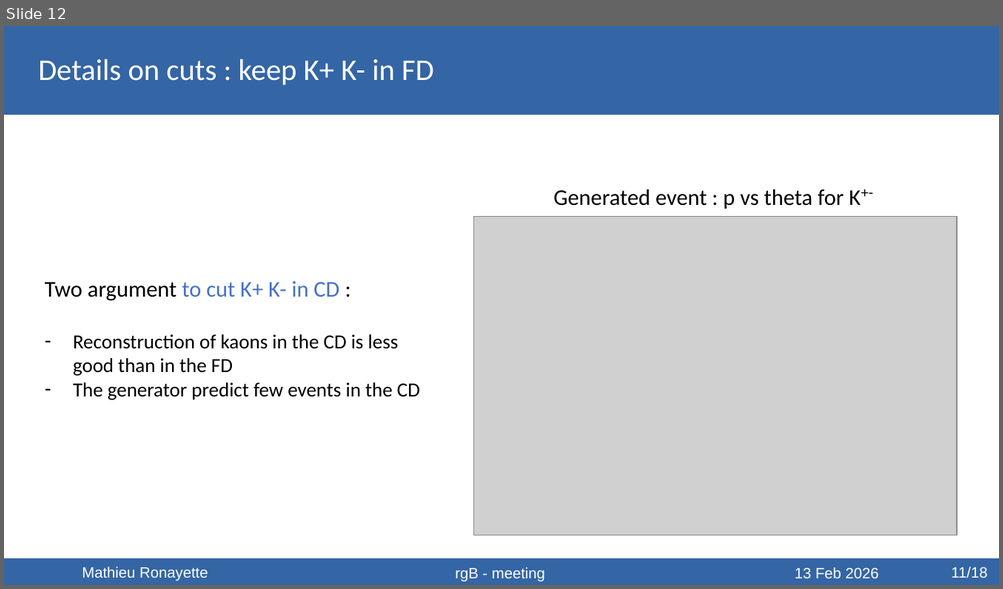
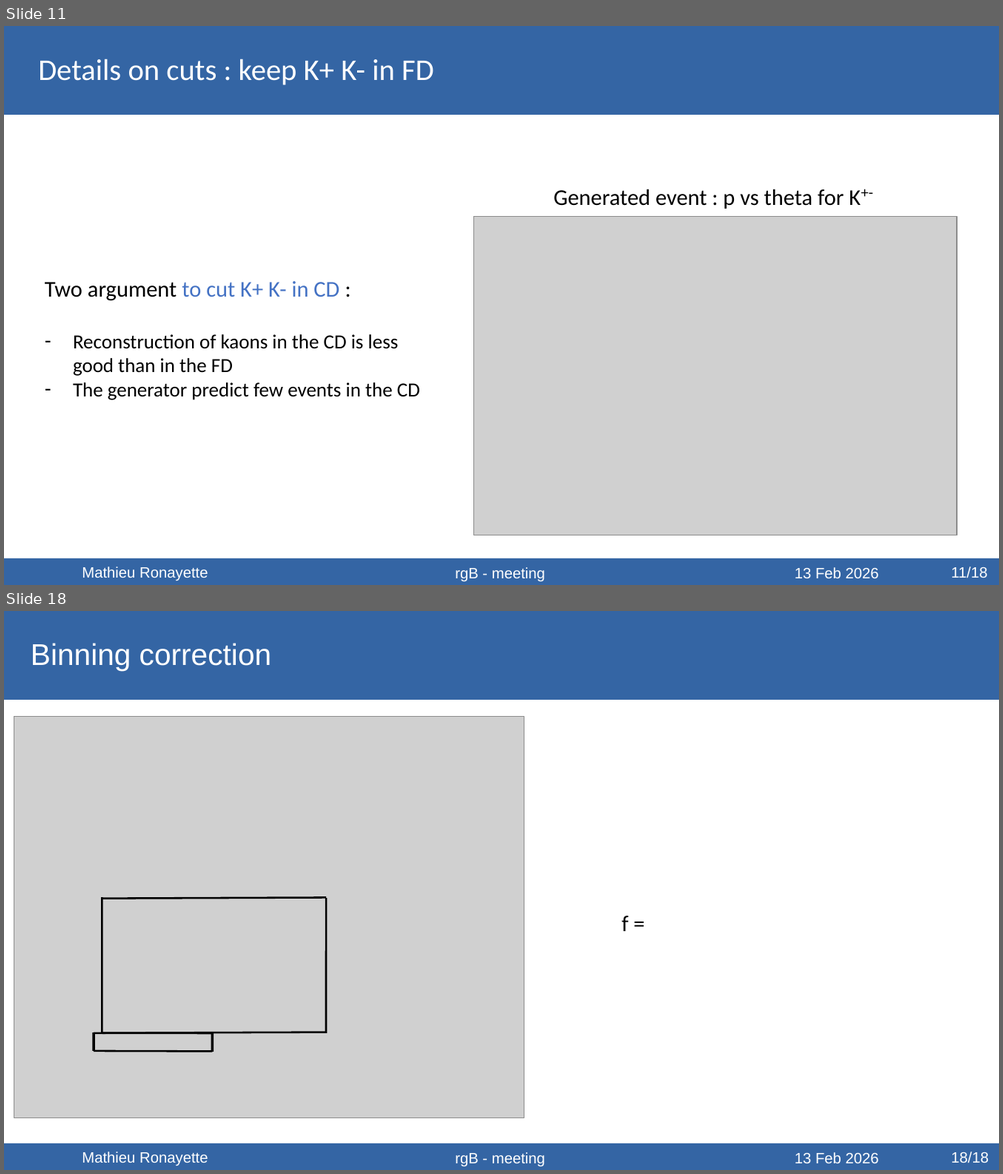
Before and after one commit to mathieuryt/phi_analysis, a slide deck: electroproduction/presentations/ClasMeeting_ronayette.odp. Shown one above the other, each under a label of ours: slide 12 before the commit, slides 11 and 18 after it; the slides between them are not shown. The pictures are 1003x589 and 1003x1174 pixels, drawn with LibreOffice and Linux fonts; fonts in the diff are those of the drawing; grey boxes stand for pictures. Boxes give left, top, right and bottom in pixels: in the first picture for what was removed or moved away, otherwise in the second. Text is boxed around its words. In the diff, an @@ line names an element or a change of style, - is before the commit and + after.

```diff
--- a/electroproduction/presentations/ClasMeeting_ronayette.odp
+++ b/electroproduction/presentations/ClasMeeting_ronayette.odp
@@ slide 18 added at <box>4,611,999,1170</box>, background #FFFFFF @@
@@ freeform shape added at <box>4,611,999,700</box>, fill #3465A4 @@
@@ text added at <box>31,643,271,670</box>, 24 pt, text #FFFFFF @@
+Binning correction
@@ picture added at <box>14,717,523,1119</box> @@
@@ line added from (102, 1034) to (102, 898), #000000 1.5 pt @@
@@ line added from (102, 899) to (326, 898), #000000 1.5 pt @@
@@ line added from (326, 1034) to (326, 898), #000000 1.5 pt @@
@@ text added at <box>621,916,628,931</box>, 18 pt, text #000000 @@
+f =
@@ line added from (94, 1034) to (94, 1051), #000000 2.01 pt @@
@@ line added from (94, 1034) to (213, 1034), #000000 1.5 pt @@
@@ line added from (94, 1051) to (213, 1051), #000000 1.5 pt @@
@@ line added from (102, 1034) to (326, 1033), #000000 1.5 pt @@
@@ line added from (213, 1034) to (213, 1052), #000000 2.01 pt @@
@@ freeform shape added at <box>4,1145,999,1170</box>, fill #3465A4 @@
@@ text added at <box>82,1152,208,1166</box>, 12 pt, text #FFFFFF @@
+Mathieu Ronayette
@@ text added at <box>455,1153,545,1167</box>, 12 pt, text #FFFFFF @@
+rgB - meeting
@@ text added at <box>794,1153,879,1164</box>, 12 pt, text #FFFFFF @@
+13 Feb 2026
@@ text added at <box>950,1152,988,1164</box>, 12 pt, text #FFFFFF @@
+18/18
@@ what was slide 12 is now slide 11 @@
```
Also in this commit, not shown: 16 slides changed, 2 other slides added.
